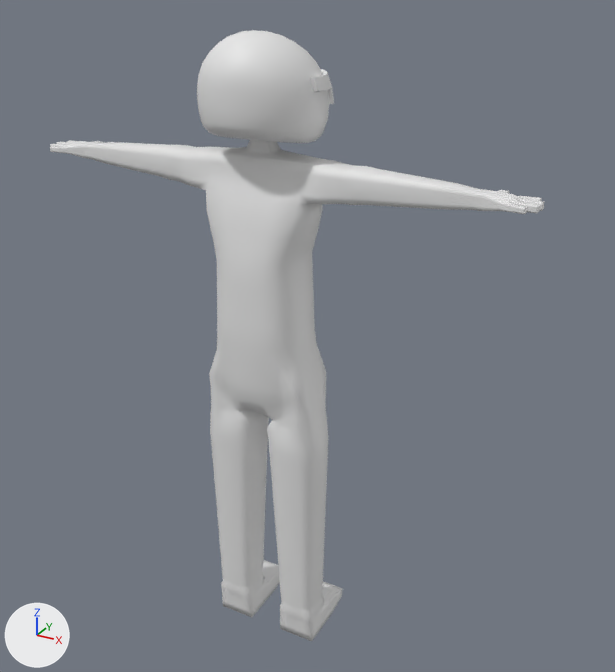
The Blender file Blender Files/Player.blend as it was, and as the next commit left it.
One viewpoint serves both versions: a camera (50 mm lens) standing at (1.54, -2.49, 2.59) and looking at (0.11, 0.11, 1.29). The lights are fixed; the arrows at lower left show +X, +Y and +Z. The older version comes first.
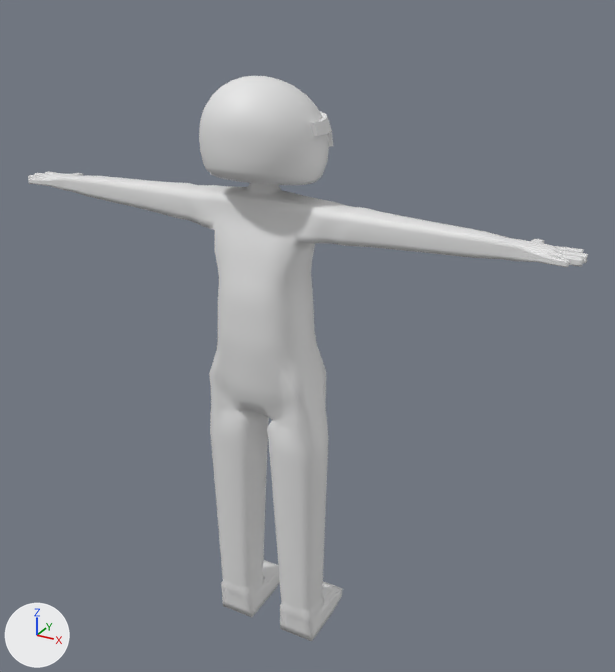
Commit message: fixed player again

Patch to the scene script:
```diff
--- a/Blender Files/Player.blend.py
+++ b/Blender Files/Player.blend.py
@@ me_cube_001 @@
 # used by ob_cube; location = (0.0, 0.0, 0.0); rotation_euler = (0.0, 0.0, 1.571), in degrees (0, 0, 90)
-me_cube_001.from_pydata(...)  # 6876 vertices, 13224 faces; spans x -0.22..0.22, y -0.96..0.96, z -0.02..2.39
+me_cube_001.from_pydata(...)  # 6876 vertices, 13224 faces; spans x -0.22..0.22, y -1.1..1.1, z -0.02..2.25
+# me_cube_001 part 1: the loose piece of 554 vertices spanning x -0.22..0.22, y -0.24..0.23, z 2.0..2.39 is moved by (0.0, 0.0, -0.14)
+# me_cube_001 part 2: 4889 of 6876 vertices moved; they spanned x -0.16..0.14, y -0.96..0.96, z 1.32..2.16 and now span x -0.16..0.14, y -1.1..1.1, z 1.31..2.02; mean shift (0.0, 0.0, -0.14); largest move (0.0, -0.96, 1.91) -> (0.0, -1.1, 1.77)
 me_cube_001.materials.append(mat_material)
```

What differs and where, as boxes [x1, y1, x2, y2] in the pictures (615 x 672 px; the box of a moved part takes in the faces that stretch with it):
'Cube', reshaped (13% wider, 8% shorter): before [50, 30, 545, 641]; after [28, 76, 588, 641]
part 1 of me_cube_001, moved or reshaped: before [197, 30, 334, 143]; after [199, 76, 334, 185]
part 2 of me_cube_001, moved or reshaped: before [50, 140, 545, 370]; after [28, 171, 588, 370]
